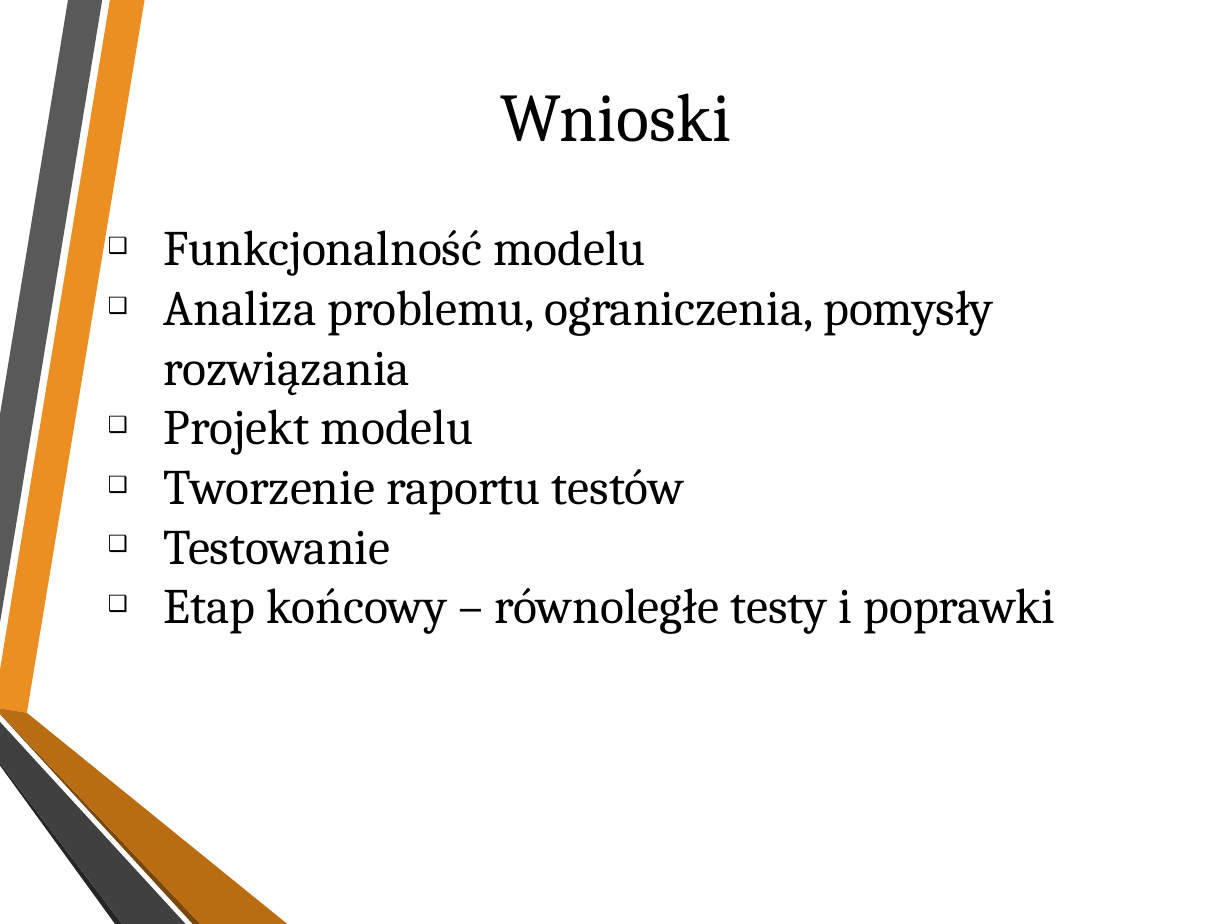
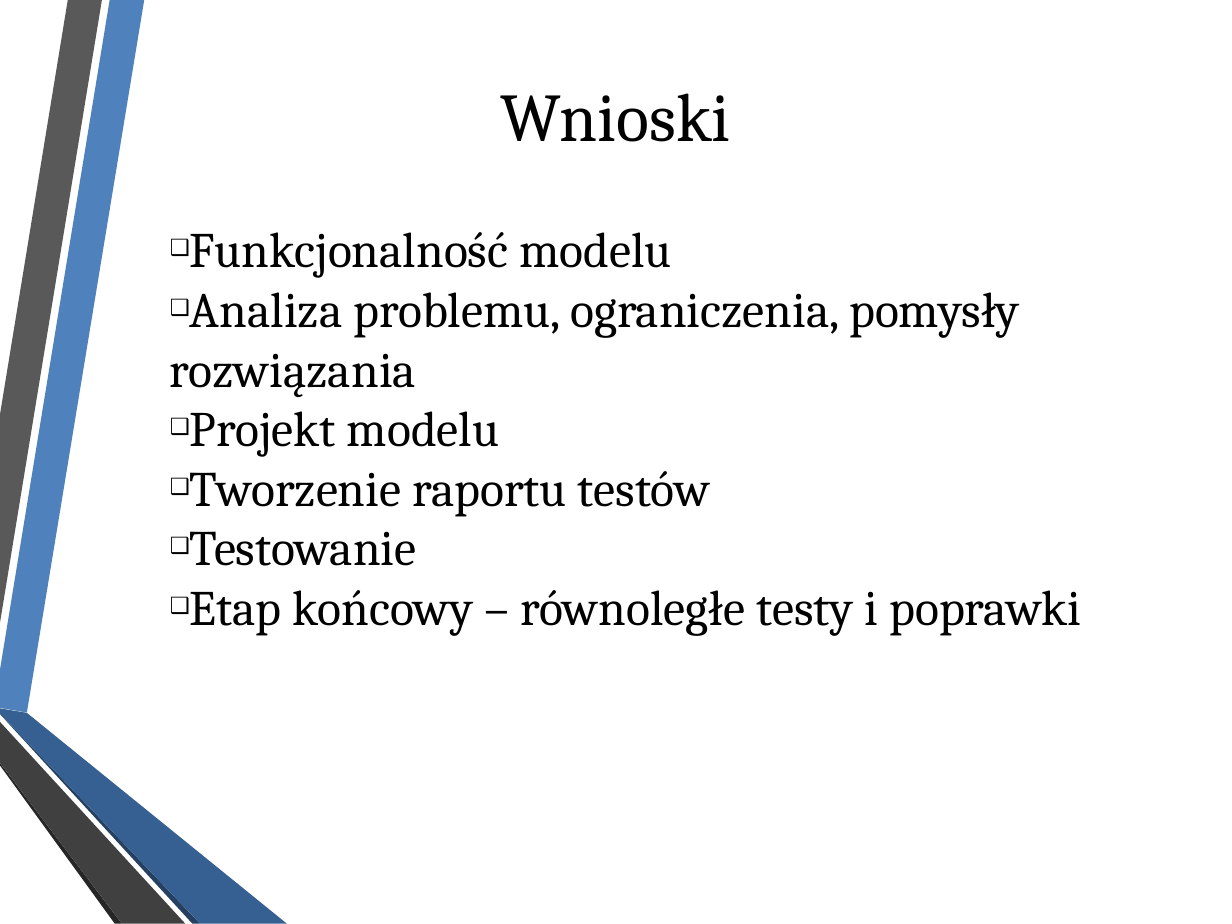
Before and after one commit to andrzejbro/APProject2_CarLights, a slide deck: slide 7 of car_lights.pptx. Drawn at 1232x924 pixels with LibreOffice and Linux fonts; fonts in the diff are those of the drawing; background and template pictures are left out. Boxes give left, top, right and bottom in pixels: in the first picture for what was removed or moved away, otherwise in the second. Text is boxed around its words. In the diff, an @@ line names an element or a change of style, - is before the commit and + after.

```diff
--- a/car_lights.pptx
+++ b/car_lights.pptx
@@ freeform shape at box(0, 0, 144, 713): fill #EB8F22 to #4F81BD; outline redrawn @@
@@ text "Funkcjonalność modelu" at box(170, 232, 1081, 636): indent changed @@
@@ freeform shape at box(0, 713, 200, 923): fill #7B480B to #254061; outline redrawn @@
@@ freeform shape at box(0, 709, 287, 924): fill #B96C11 to #376092; outline redrawn @@
@@ outline redrawn in 3 elements at box(0, 0, 102, 623), box(0, 764, 122, 924), box(0, 722, 186, 924) @@
```
Also in this commit, not shown: 6 other slides changed.
